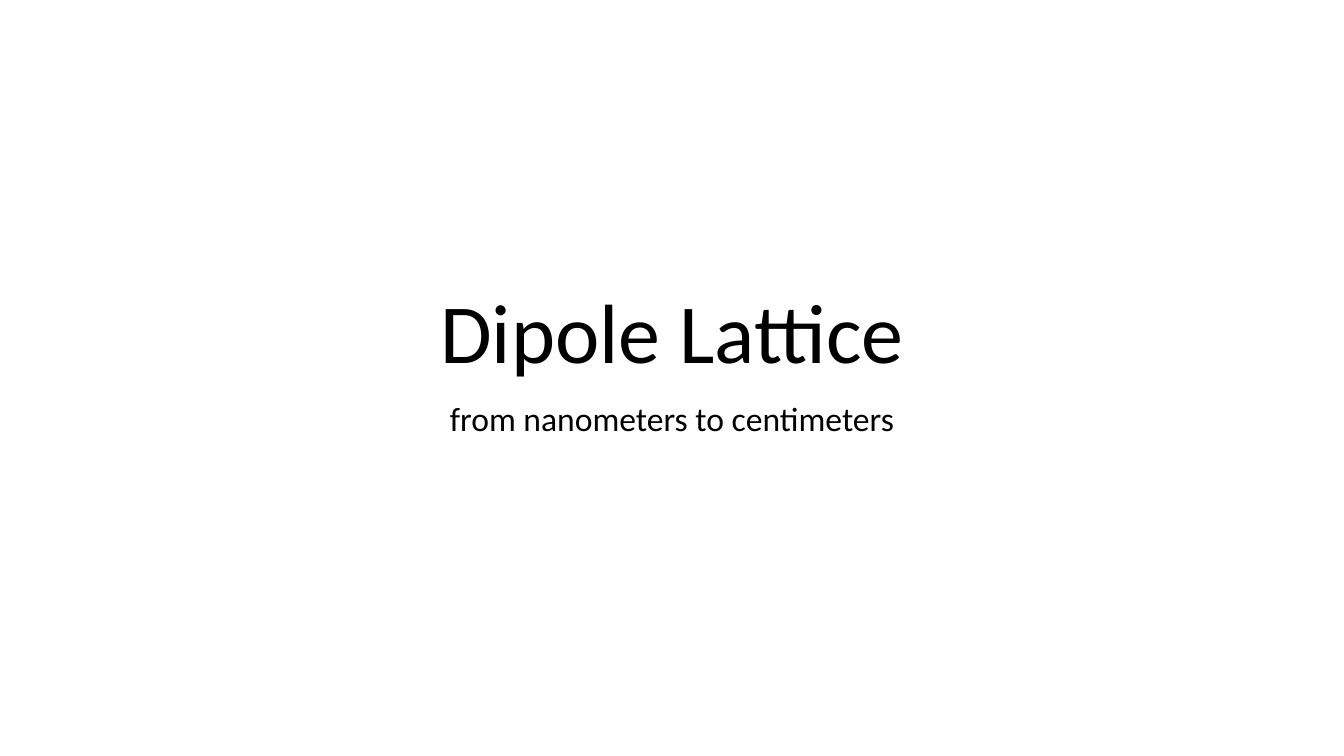
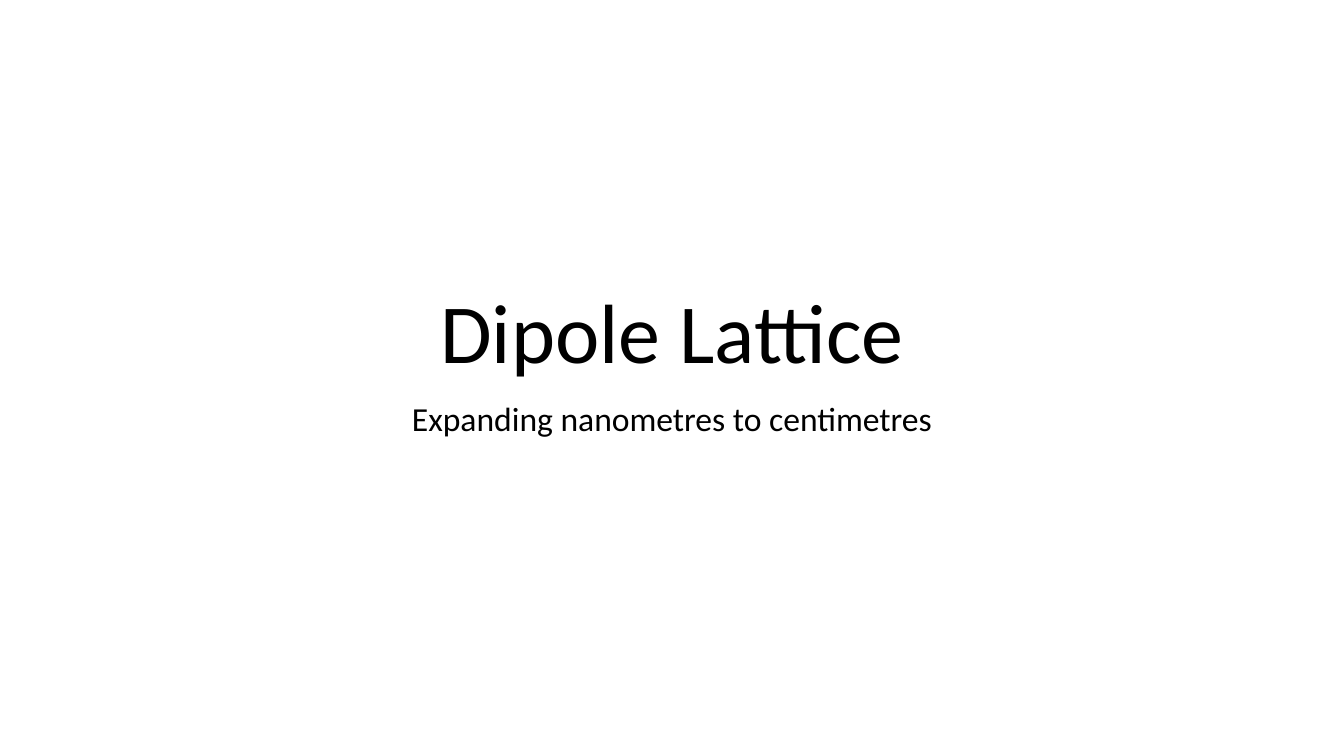
Before and after one commit to toAtulArora/IISER_repo, a slide deck: slide 1 of Summers_2013/NPL/holyText/Overview.pptx. Drawn at 1344x756 pixels with LibreOffice and Linux fonts; fonts in the diff are those of the drawing. Boxes give left, top, right and bottom in pixels: in the first picture for what was removed or moved away, otherwise in the second. Text is boxed around its words. In the diff, an @@ line names an element or a change of style, - is before the commit and + after.

```diff
--- a/Summers_2013/NPL/holyText/Overview.pptx
+++ b/Summers_2013/NPL/holyText/Overview.pptx
@@ subtitle at [412, 407, 932, 437]: text changed @@
-from nanometers to centimeters
+Expanding nanometres to centimetres
```
Also in this commit, not shown: 1 slide added, 4 other files.
